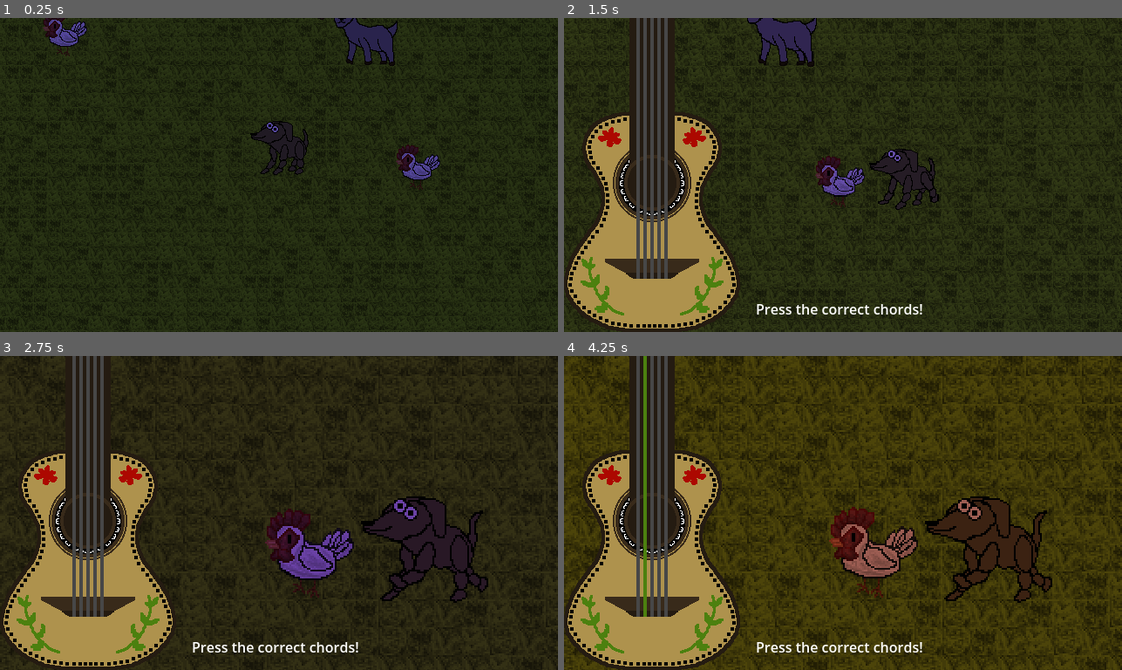
Above: before the commit, frames 1-4 (two rows, left to right).
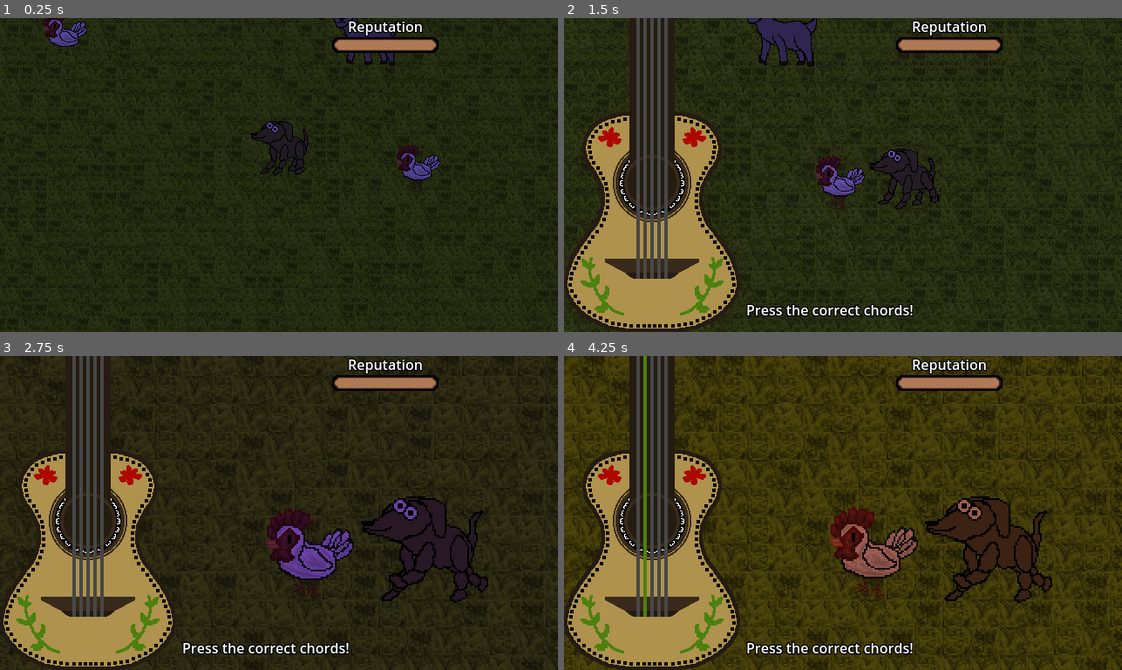
Above: after the commit, the same moments.

Repository: DaniMunteanu/Loopacabra
Game: Godot game, scene res://Level.tscn
Two runs of this game, one before a commit and one after it. Both use one fixed random seed, a clock stepped at 60 frames per second and the inputs below. The project has no main scene, so this scene is started directly.
Inputs:
- Up to frame 1 (0.25 s): no input
- Up to frame 2 (1.5 s): tap Enter at 0.5 s; hold D (move_right) 0.53-1.28 s; hold E (interact) 0.53-1.28 s; hold S (move_down) from 1.28 s (still down); tap E (interact) at 1.35 s
- Up to frame 3 (2.75 s): release S (move_down) at 2.03 s; hold D (move_right) from 2.03 s (still down); hold E (interact) from 2.03 s (still down)
- Up to frame 4 (4.25 s): release D (move_right) at 2.78 s; release E (interact) at 2.78 s; hold W (move_up) 2.78-3.53 s; tap E (interact) at 2.85 s; hold A (move_left) from 3.53 s (still down); hold E (interact) from 3.53 s (still down)

The runs differ from the first frame. In frame 1, 1.2% of the frame differs, in the area x 59-79%, y 0-12%; in frame 2, 2.1%; in frame 3, 2.0%; in frame 4, 2.2%, in the area x 32-79%, y 0-95%.

Commit message:
Finished guitar minigame and reputation meter

Diff:
--- a/Animals/Player.tscn
+++ b/Animals/Player.tscn
@@ -1,8 +1,9 @@
-[gd_scene load_steps=12 format=3 uid="uid://b1c2pgylj65na"]
+[gd_scene load_steps=13 format=3 uid="uid://b1c2pgylj65na"]
 
 [ext_resource type="Texture2D" uid="uid://bmj5k2sotvv3k" path="res://Sprites/PlayerDayIdle.png" id="1_7exsv"]
 [ext_resource type="Script" path="res://Animals/player.gd" id="1_n72kr"]
 [ext_resource type="Texture2D" uid="uid://coh8sw5paxgiv" path="res://Sprites/PlayerDayWalking.png" id="2_tpdau"]
+[ext_resource type="PackedScene" uid="uid://b13r7jgg8ehpd" path="res://UI_Elements/ReputationMeter.tscn" id="4_57g8y"]
 [ext_resource type="PackedScene" uid="uid://bhnjoddrd34a8" path="res://InteractingComponent.tscn" id="4_jptvi"]
 
 [sub_resource type="Animation" id="Animation_epc3q"]
@@ -423,6 +424,10 @@
 process_callback = 0
 position_smoothing_enabled = true
 
+[node name="CanvasLayer" type="CanvasLayer" parent="Camera2D"]
+
+[node name="ReputationMeter" parent="Camera2D/CanvasLayer" instance=ExtResource("4_57g8y")]
+
 [node name="CollisionShape2D" type="CollisionShape2D" parent="."]
 y_sort_enabled = true
 position = Vector2(1, -5)
--- a/Animals/chicken.gd
+++ b/Animals/chicken.gd
@@ -10,3 +10,7 @@
 
 func _on_interact():
 	Global.minigame_started.emit(self)
+
+func end_interaction():
+	interactable.is_interactable = false
+	Global.minigame_ended.emit()
--- a/Animals/player.gd
+++ b/Animals/player.gd
@@ -15,6 +15,7 @@
 
 func _ready() -> void:
 	Global.minigame_started.connect(_on_minigame_started)
+	Global.minigame_ended.connect(_on_minigame_ended)
 
 func _on_minigame_started(animal: CharacterBody2D):
 	var walking_angle = rad_to_deg(self.get_angle_to(animal.global_position))
@@ -28,12 +29,18 @@
 
 	current_state = player_states.MINIGAME
 
-
 	var middle = (global_position + animal.global_position) / 2.0
 	camera.global_position.x = middle.x - 50
 	camera.global_position.y = middle.y - 50
 	var tween = get_tree().create_tween()
 	tween.tween_property(camera, "zoom", Vector2(2,2), 1.0)
+
+func _on_minigame_ended():
+	camera.global_position = global_position
+	var tween = get_tree().create_tween()
+	tween.tween_property(camera, "zoom", Vector2(1,1), 1.0)
+
+	current_state = player_states.IDLE
 
 func update_movement():
 	var direction = Input.get_vector("move_left", "move_right", "move_up", "move_down")
--- a/Chord.gd
+++ b/Chord.gd
@@ -21,5 +21,10 @@
 		await get_tree().create_timer(0.5).timeout
 
 		texture_disabled.region = Rect2(4,0,4,299) #DARK GRAY
+
+		get_parent()._on_minigame_lost()
 	else:
 		get_parent().picked_chords_index.erase(index)
+
+		if get_parent().picked_chords_index.is_empty():
+			get_parent()._on_minigame_won()
--- a/Global.gd
+++ b/Global.gd
@@ -1,3 +1,6 @@
 extends Node
 
 signal minigame_started(animal: CharacterBody2D)
+signal minigame_ended()
+
+signal minigame_won(time_earned: int, score_points: int)
--- a/Minigames/Minigame.tscn
+++ b/Minigames/Minigame.tscn
@@ -56,6 +56,10 @@
 [sub_resource type="AtlasTexture" id="AtlasTexture_1a7l1"]
 atlas = ExtResource("2_3jfwe")
 region = Rect2(4, 0, 4, 299)
+
+[sub_resource type="LabelSettings" id="LabelSettings_mjonl"]
+outline_size = 5
+outline_color = Color(0, 0, 0, 1)
 
 [node name="Minigame" type="CanvasLayer"]
 script = ExtResource("1_xo222")
@@ -116,11 +120,14 @@
 script = ExtResource("8_71nv1")
 
 [node name="Label" type="Label" parent="."]
-offset_left = 220.0
-offset_top = 322.0
-offset_right = 412.0
-offset_bottom = 345.0
+offset_left = 209.0
+offset_top = 323.0
+offset_right = 401.0
+offset_bottom = 346.0
 text = "Press the correct chords!"
+label_settings = SubResource("LabelSettings_mjonl")
+horizontal_alignment = 1
+vertical_alignment = 1
 
 [connection signal="pressed" from="Chord0" to="Chord0" method="_on_pressed"]
 [connection signal="pressed" from="Chord1" to="Chord1" method="_on_pressed"]
--- a/Minigames/minigame.gd
+++ b/Minigames/minigame.gd
@@ -1,4 +1,10 @@
 extends CanvasLayer
+
+@onready var label: Label = $Label
+var indication_label: String = "Press the correct chords!"
+var your_turn_label: String = "Your turn!"
+var success_label: String = "Success!!"
+var fail_label: String = "Failed :("
 
 const CHORDS_NUMBER = 5
 
@@ -8,12 +14,17 @@
 
 var rng = RandomNumberGenerator.new()
 
+var target_animal: CharacterBody2D
+var time_earned: int = 1000
+var score_points: int = 50
+
 func init_chords_array():
 	chords.resize(CHORDS_NUMBER)
 	for i in CHORDS_NUMBER:
 		chords[i] = get_node("Chord" + str(i))
 
 func _ready() -> void:
+	label.text = indication_label
 	init_chords_array()
 	disable_chords()
 	visible = false
@@ -29,12 +40,14 @@
 
 func _on_minigame_started(animal: CharacterBody2D):
 	visible = true
+	target_animal = animal
 
 	await get_tree().create_timer(1).timeout
 
 	await pick_chords_order()
 
 	enable_chords()
+	label.text = your_turn_label
 
 func pick_chords_order():
 	picked_chords_index.resize(number_of_picks)
@@ -42,3 +55,24 @@
 		var picked_index = rng.randi_range(0,CHORDS_NUMBER-1)
 		picked_chords_index[i] = picked_index
 		await chords[picked_index].pick()
+
+func _on_minigame_won():
+	label.text = success_label
+
+	await get_tree().create_timer(0.5).timeout
+
+	Global.minigame_won.emit(time_earned, score_points)
+	target_animal.end_interaction()
+	disable_chords()
+	visible = false
+	label.text = indication_label
+
+func _on_minigame_lost():
+	label.text = fail_label
+
+	await get_tree().create_timer(0.5).timeout
+
+	target_animal.end_interaction()
+	disable_chords()
+	visible = false
+	label.text = indication_label
--- /dev/null
+++ b/UI_Elements/ReputationMeter.tscn
@@ -0,0 +1,52 @@
+[gd_scene load_steps=6 format=3 uid="uid://b13r7jgg8ehpd"]
+
+[ext_resource type="Texture2D" uid="uid://nu0ax5vixain" path="res://Sprites/UI_Sprites/ReputationMeterProgressFront.png" id="1_55jn1"]
+[ext_resource type="Script" path="res://UI_Elements/reputation_meter.gd" id="1_lo2fa"]
+[ext_resource type="Texture2D" uid="uid://or7ijhuo0ge" path="res://Sprites/UI_Sprites/ReputationMeterFrame.png" id="2_7fqut"]
+[ext_resource type="Texture2D" uid="uid://copsmyb3mx0h4" path="res://Sprites/UI_Sprites/ReputationMeterProgressBack.png" id="3_klcoe"]
+
+[sub_resource type="LabelSettings" id="LabelSettings_kntvr"]
+outline_size = 5
+outline_color = Color(0, 0, 0, 1)
+
+[node name="ReputationMeter" type="Control"]
+layout_mode = 3
+anchors_preset = 15
+anchor_right = 1.0
+anchor_bottom = 1.0
+grow_horizontal = 2
+grow_vertical = 2
+mouse_filter = 2
+script = ExtResource("1_lo2fa")
+
+[node name="ReputationBarFront" type="TextureProgressBar" parent="."]
+offset_left = 381.0
+offset_top = 22.0
+offset_right = 501.0
+offset_bottom = 38.0
+step = 0.1
+value = 30.0
+texture_progress = ExtResource("1_55jn1")
+texture_progress_offset = Vector2(1, 1)
+
+[node name="ReputationBarBack" type="TextureProgressBar" parent="ReputationBarFront"]
+z_index = -1
+layout_mode = 0
+offset_right = 120.0
+offset_bottom = 16.0
+step = 0.1
+value = 40.0
+texture_under = ExtResource("2_7fqut")
+texture_progress = ExtResource("3_klcoe")
+texture_progress_offset = Vector2(1, 1)
+
+[node name="Label" type="Label" parent="."]
+layout_mode = 0
+offset_left = 399.0
+offset_top = -2.0
+offset_right = 485.0
+offset_bottom = 21.0
+text = "Reputation"
+label_settings = SubResource("LabelSettings_kntvr")
+horizontal_alignment = 1
+vertical_alignment = 1
--- /dev/null
+++ b/UI_Elements/reputation_meter.gd
@@ -0,0 +1,31 @@
+extends Control
+
+@onready var reputation_bar_front: TextureProgressBar = $ReputationBarFront
+@onready var reputation_bar_back: TextureProgressBar = $ReputationBarFront/ReputationBarBack
+
+var meter_max_value: int = 10000
+var just_earned_time: bool = false
+
+func _ready() -> void:
+	Global.minigame_won.connect(_on_minigame_won)
+
+	reputation_bar_front.max_value = meter_max_value
+	reputation_bar_front.value = meter_max_value
+
+	reputation_bar_back.max_value = meter_max_value
+	reputation_bar_back.value = 0
+
+func _process(delta: float) -> void:
+	if just_earned_time == false:
+		reputation_bar_front.value -= 1
+
+func _on_minigame_won(time_earned: int, score_points: int):
+	just_earned_time = true
+	var new_value = clampi(reputation_bar_front.value + time_earned, 0, meter_max_value)
+	reputation_bar_back.value = new_value
+
+	await get_tree().create_timer(0.5).timeout
+
+	reputation_bar_front.value = new_value
+	reputation_bar_back.value = 0
+	just_earned_time = false
--- a/interacting_component.gd
+++ b/interacting_component.gd
@@ -4,6 +4,12 @@
 
 var current_interactions := []
 var can_interact := true
+
+func _ready() -> void:
+	Global.minigame_ended.connect(_on_minigame_ended)
+
+func _on_minigame_ended():
+	can_interact = true
 
 func _input(event: InputEvent) -> void:
 	if event.is_action_pressed("interact") and can_interact:
Not shown: 1 places in Minigames/Minigame.tscn that only renumber resources
Binary file added: Sprites/UI_Sprites/ReputationMeterFrame.png
Not shown, added: Sprites/UI_Sprites/ReputationMeterFrame.png.import
Binary file added: Sprites/UI_Sprites/ReputationMeterProgressBack.png
Not shown, added: Sprites/UI_Sprites/ReputationMeterProgressBack.png.import
Binary file added: Sprites/UI_Sprites/ReputationMeterProgressFront.png
Not shown, added: Sprites/UI_Sprites/ReputationMeterProgressFront.png.import
Not shown, added: Loopacabra/PiskelProjects/ReputationMeter.piskel
